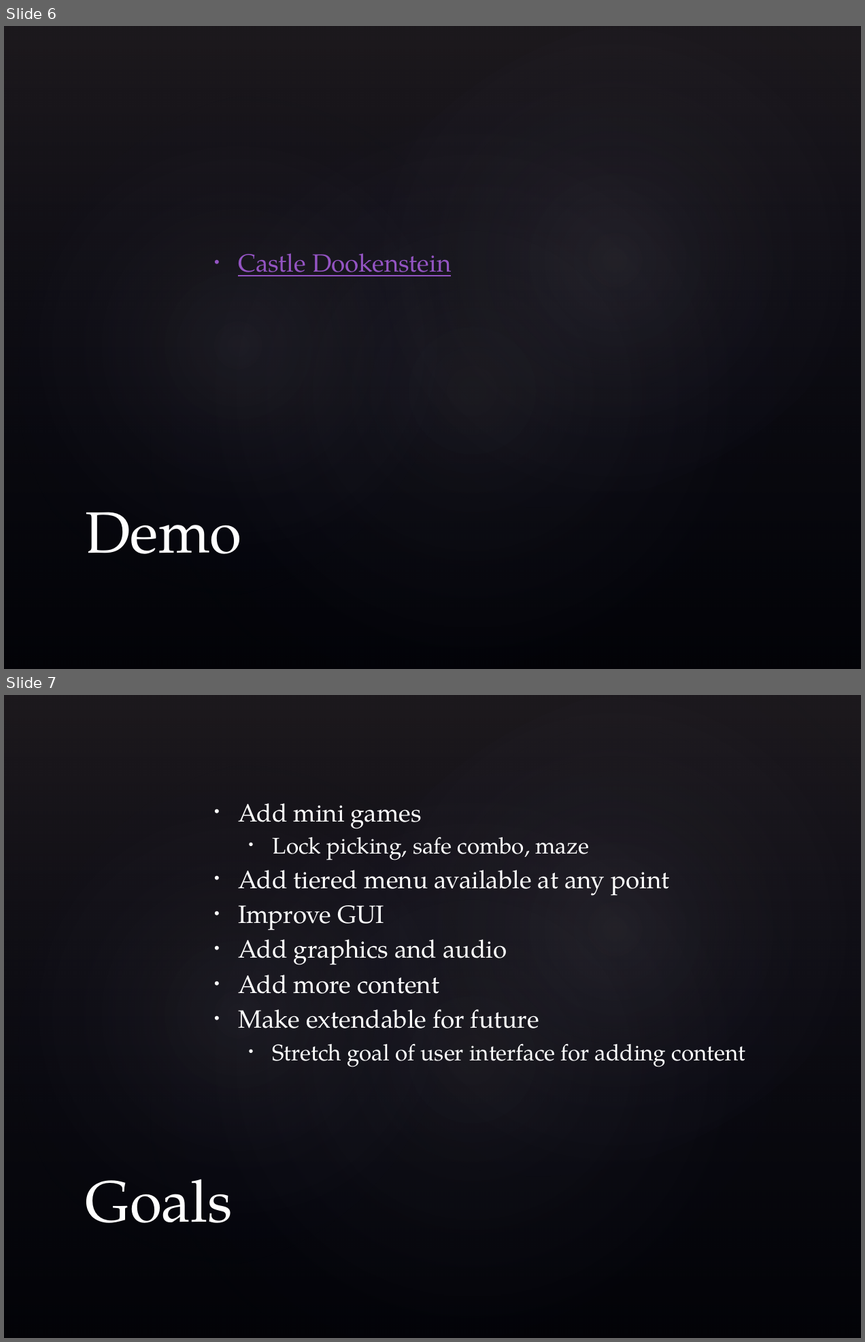
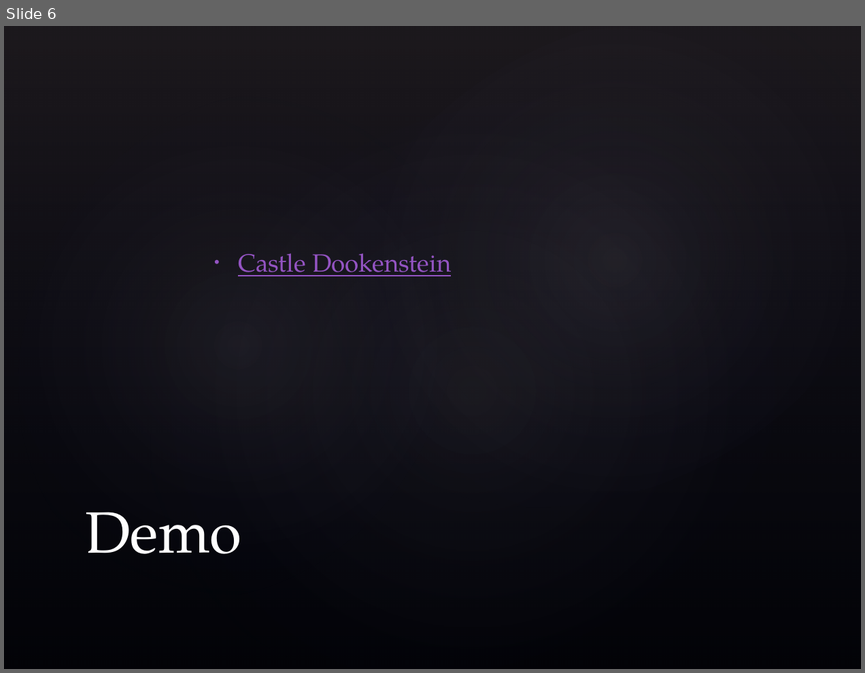
Before and after one commit to richardallred/523RPG, a slide deck: demo.pptx. Shown one above the other, each under a label of ours: slides 6 and 7 before the commit, slide 6 after it. The pictures are 865x1342 and 865x673 pixels, drawn with LibreOffice and Linux fonts; fonts in the diff are those of the drawing; background and template pictures are left out. Boxes give left, top, right and bottom in pixels: in the first picture for what was removed or moved away, otherwise in the second. Text is boxed around its words. In the diff, an @@ line names an element or a change of style, - is before the commit and + after.

```diff
--- a/demo.pptx
+++ b/demo.pptx
@@ slide 7 removed at <box>4,695,861,1338</box>, background picture (left out); not listed: 4 template elements that a slide beside it also shows @@
@@ text removed at <box>238,803,746,1067</box> @@
-• Add mini games
-  • Lock picking, safe combo, maze
-• Add tiered menu available at any point
-• Improve GUI
-• Add graphics and audio
-• Add more content
-• Make extendable for future
-  • Stretch goal of user interface for adding content
@@ title removed at <box>86,1178,232,1223</box> @@
-Goals
```
Also in this commit, not shown: 3 slides changed.
